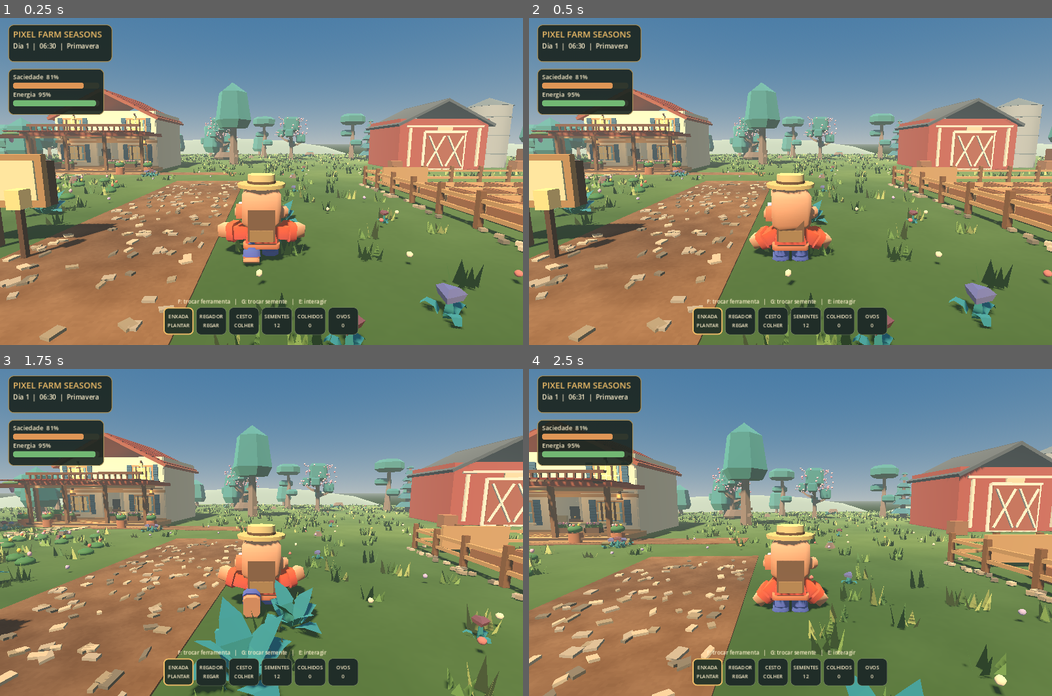
Above: before the commit, frames 1-4 (two rows, left to right).
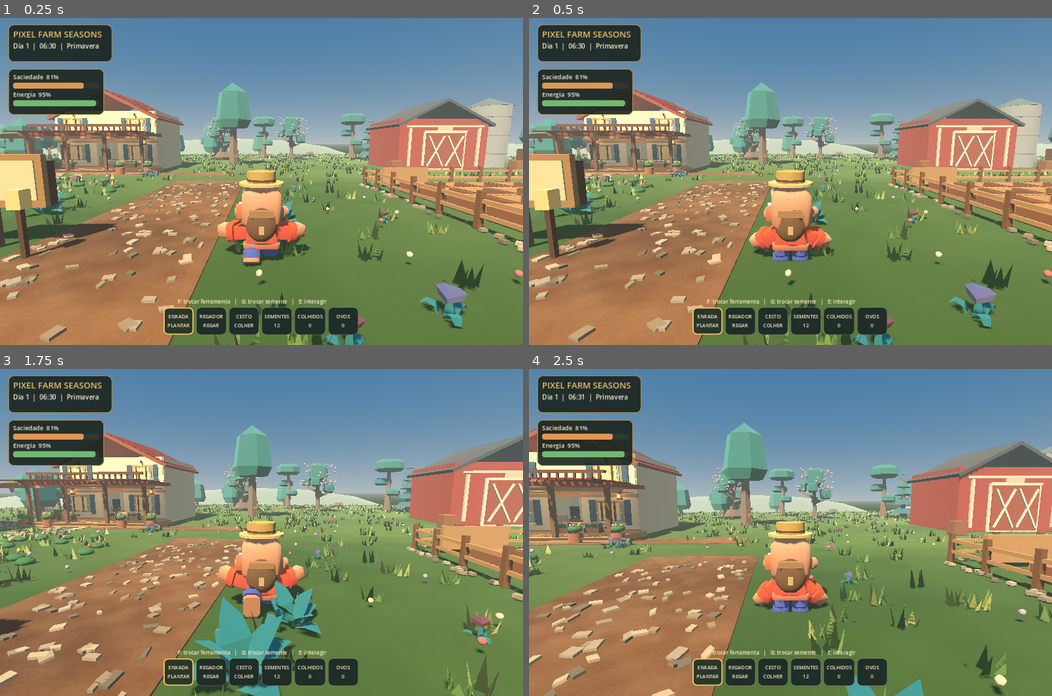
Above: after the commit, the same moments.

Repository: juniordev830/pixel-farm-seasons
Game: Godot game, scene res://scenes/farm_world.tscn
Same seed, same stepped clock (60 frames per second), same inputs: the game is played once before the commit and once after it.
Inputs (mouse positions are in pixels of both pictures, inside the frame that each line leads up to):
- Up to frame 1 (0.25 s): no input
- Up to frame 2 (0.5 s): no input
- Up to frame 3 (1.75 s): tap Enter (ui_accept) at 0.5 s; move the mouse to (287, 532) at 0.52 s; hold Ctrl (crouch) 0.53-1.28 s; hold W (move_forward) from 0.53 s (still down); tap Space (jump) at 0.77, 1.52 s; move the mouse to (235, 532) at 1.27 s; tap Shift (sprint) at 1.35 s
- Up to frame 4 (2.5 s): keep holding W (move_forward); move the mouse to (800, 525) at 2.02 s; tap V (toggle_camera) at 2.1 s

The runs differ from the first frame. In frame 1, 0.8% of the frame differs, in the area x 45-58%, y 46-70%; in frame 2, 0.8%, in the area x 45-55%, y 46-70%; in frame 3, 0.7%; in frame 4, 0.8%.

Commit message:
visual: polir personagem, luz, estrada, vegetação, arquitetura e HUD

Diff:
--- a/godot/scripts/farmer_art_v1.gd
+++ b/godot/scripts/farmer_art_v1.gd
@@ -77,11 +77,16 @@
     current_anim = ""
     _play_farm_animation("idle")
     # Hat, backpack and denim details are preserved as recognizable farm gear.
-    _cylinder(self, Vector3(0, 0.68, 0), 0.52, 0.075, HAT)
-    _cylinder(self, Vector3(0, 0.79, 0), 0.30, 0.24, Color("#e4c98a"))
-    _cylinder(self, Vector3(0, 0.75, 0), 0.312, 0.05, Color("#75563b"))
-    _box(self, Vector3(0, -0.11, 0.32), Vector3(0.56, 0.66, 0.26), Color("#7d5c43"))
-    _box(self, Vector3(0, -0.32, 0.48), Vector3(0.48, 0.23, 0.055), Color("#a58154"))
+    # Cozy art pass: straw hat, curved leather satchel and restrained details.
+    # All meshes are cosmetic children of FarmerArt; rig and animations stay intact.
+    _cylinder(self, Vector3(0, 0.71, 0), 0.49, 0.052, Color("#e7c781"))
+    _cylinder(self, Vector3(0, 0.85, 0), 0.305, 0.25, Color("#d4ad62"))
+    _cylinder(self, Vector3(0, 0.79, 0), 0.316, 0.045, Color("#70503a"))
+    _ball(self, Vector3(0, -0.10, 0.34), Vector3(0.68, 0.78, 0.43), Color("#826044"))
+    _box(self, Vector3(0, 0.16, 0.53), Vector3(0.50, 0.13, 0.12), Color("#b08a5a"))
+    _box(self, Vector3(0, -0.17, 0.56), Vector3(0.10, 0.17, 0.045), Color("#d9b87b"))
+    _box(self, Vector3(-0.25, 0.02, 0.12), Vector3(0.085, 0.62, 0.08), Color("#b89467"))
+    _box(self, Vector3(0.25, 0.02, 0.12), Vector3(0.085, 0.62, 0.08), Color("#b89467"))
 
 
 func _play_farm_animation(name: String) -> void:
@@ -115,7 +120,7 @@
     mesh.top_radius = radius
     mesh.bottom_radius = radius
     mesh.height = height
-    mesh.radial_segments = 16
+    mesh.radial_segments = 24
     node.mesh = mesh
     node.position = at
     node.material_override = _mat(color)
